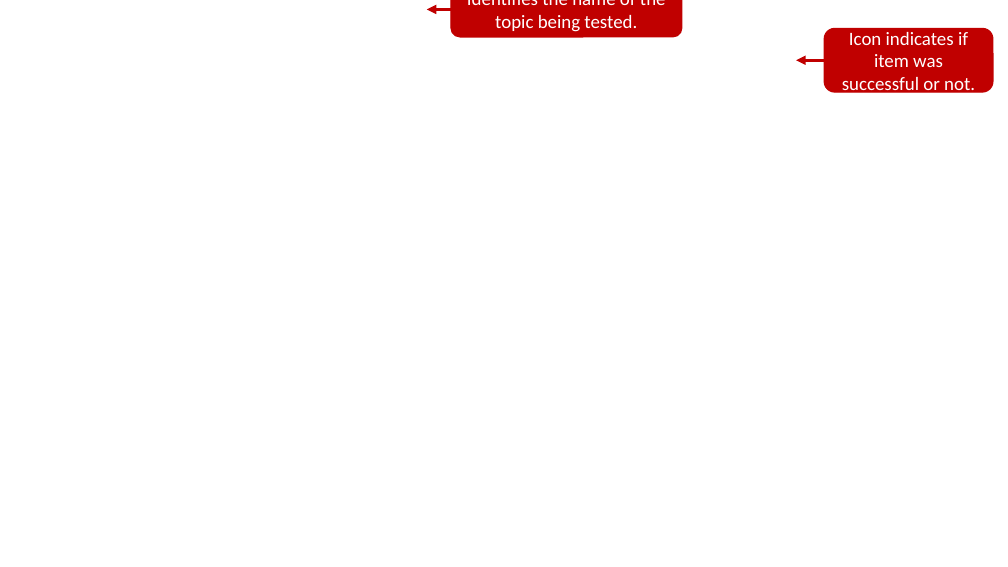
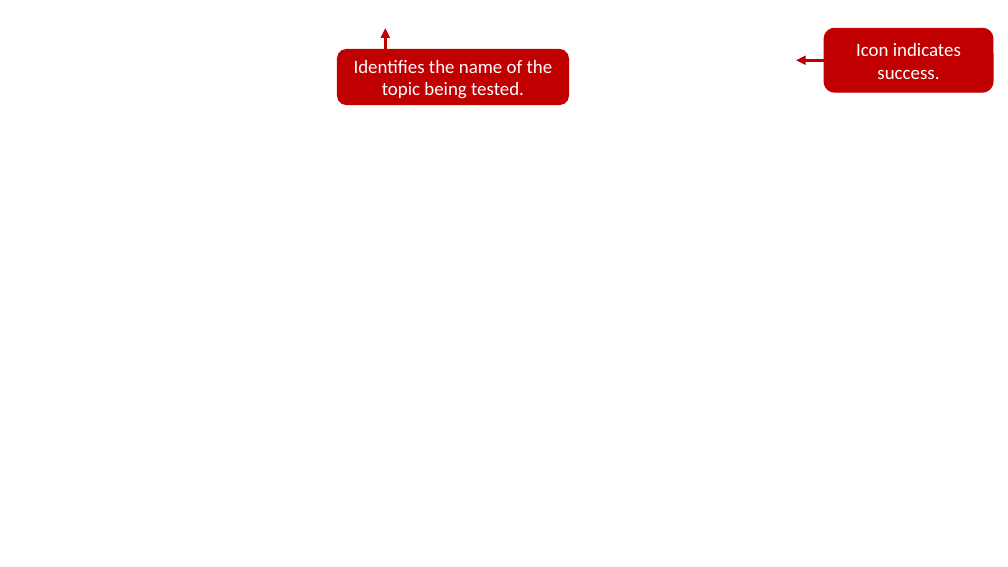
Before and after one commit to wwlpublish/learn-bizapps-pr-test, a slide deck: slide 15 of learn-bizapps-pr/power-virtual-agent/power-virtual-agent-bots/media-layered/pva-images.pptx. Drawn at 1008x567 pixels with LibreOffice and Linux fonts; fonts in the diff are those of the drawing; background and template pictures are left out. Boxes give left, top, right and bottom in pixels: in the first picture for what was removed or moved away, otherwise in the second. Text is boxed around its words. In the diff, an @@ line names an element or a change of style, - is before the commit and + after.

```diff
--- a/learn-bizapps-pr/power-virtual-agent/power-virtual-agent-bots/media-layered/pva-images.pptx
+++ b/learn-bizapps-pr/power-virtual-agent/power-virtual-agent-bots/media-layered/pva-images.pptx
@@ arrow moved from (451, 9) - (427, 9) to (386, 49) - (386, 28) @@
@@ rounded rectangle "Identifies the name of the ...": place and size @@
-rounded rectangle "Identifies the name of the ..." at bbox=[451, 0, 682, 37]
+rounded rectangle "Identifies the name of the ..." at bbox=[337, 49, 569, 104]
@@ text in rounded rectangle at bbox=[856, 43, 961, 79]: text changed @@
-Icon indicates if item was successful or not.
+Icon indicates success.
```
Also in this commit, not shown: 4 other slides changed.
